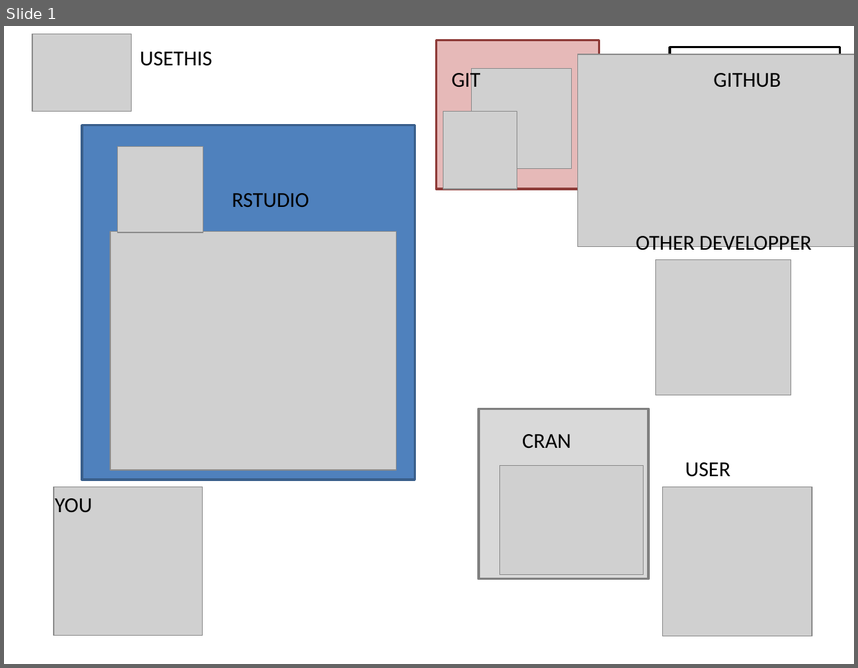
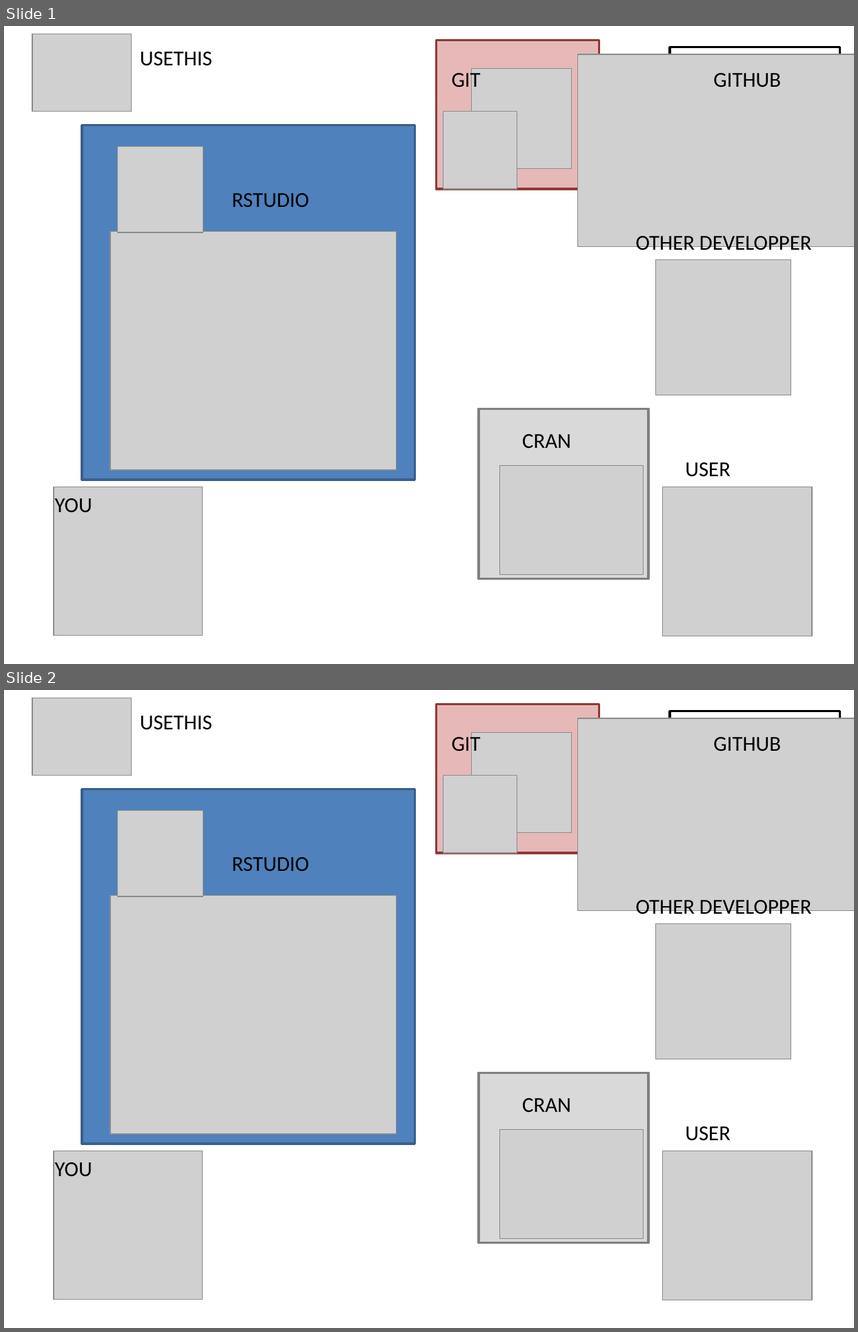
Before and after one commit to AnriSmith/satrday_package_workshop, a slide deck: assets/dev.pptx. Shown one above the other, each under a label of ours: slide 1 before the commit, slides 1 and 2 after it. The pictures are 858x668 and 858x1332 pixels, drawn with LibreOffice and Linux fonts; fonts in the diff are those of the drawing; grey boxes stand for pictures. Boxes give left, top, right and bottom in pixels: in the first picture for what was removed or moved away, otherwise in the second. Text is boxed around its words. In the diff, an @@ line names an element or a change of style, - is before the commit and + after.

```diff
--- a/assets/dev.pptx
+++ b/assets/dev.pptx
@@ slide 2 added at [4, 690, 854, 1328], background #FFFFFF @@
@@ picture added at [32, 698, 132, 775] @@
@@ rectangle added at [436, 704, 599, 854], fill #E6B9B8, outline #8E3B39 2 pt @@
@@ text added at [140, 716, 212, 730], 18 pt, text #000000 @@
+USETHIS
@@ picture added at [578, 718, 854, 910] @@
@@ rectangle added at [670, 711, 840, 881], fill #FFFFFF, outline #000000 2 pt @@
@@ text added at [452, 733, 481, 756], 18 pt, text #000000 @@
+GIT
@@ picture added at [472, 733, 572, 833] @@
@@ text added at [713, 737, 781, 751], 18 pt, text #000000 @@
+GITHUB
@@ rectangle added at [82, 789, 415, 1144], fill #4F81BD, outline #3A5F8C 2 pt @@
@@ picture added at [444, 775, 517, 854] @@
@@ picture added at [117, 811, 203, 896] @@
@@ text added at [232, 857, 309, 871], 18 pt, text #000000 @@
+RSTUDIO
@@ picture added at [110, 896, 396, 1134] @@
@@ text added at [636, 900, 812, 919], 18 pt, text #000000 @@
+OTHER DEVELOPPER
@@ picture added at [656, 924, 791, 1059] @@
@@ rectangle added at [478, 1072, 648, 1243], fill #D9D9D9, outline #808080 2 pt @@
@@ text added at [522, 1098, 571, 1112], 18 pt, text #000000 @@
+CRAN
@@ picture added at [499, 1130, 643, 1239] @@
@@ text added at [685, 1126, 731, 1141], 18 pt, text #000000 @@
+USER
@@ picture added at [53, 1151, 202, 1299] @@
@@ text added at [55, 1162, 92, 1176], 18 pt, text #000000 @@
+YOU
@@ picture added at [663, 1151, 813, 1301] @@
```
Also in this commit, not shown: 2 other slides added, 12 other files.
